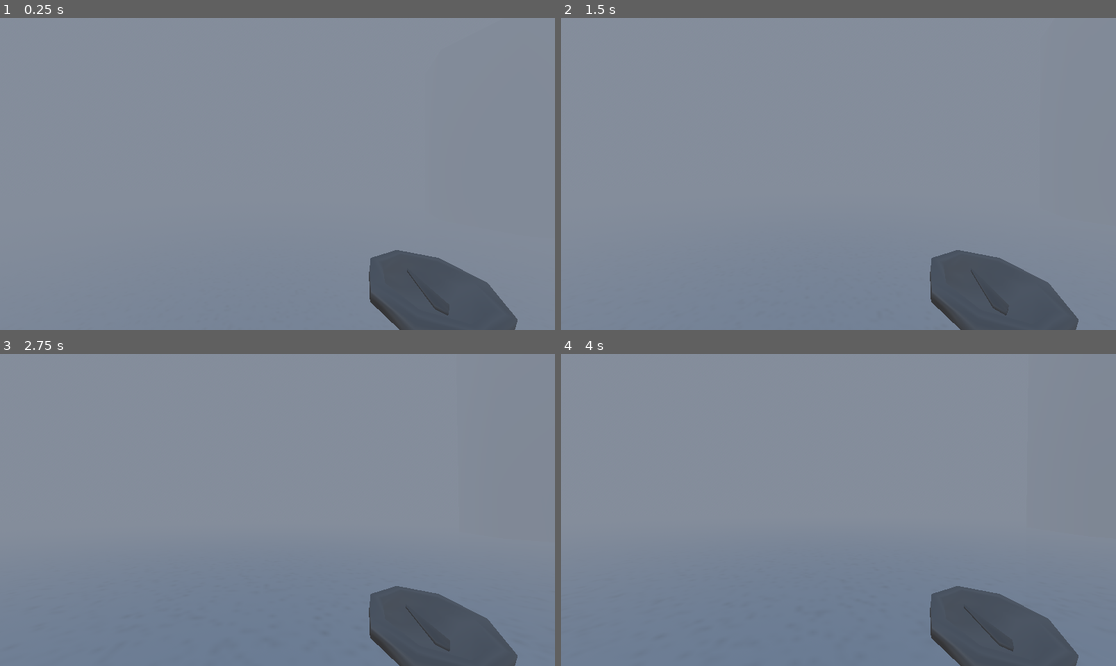
Above: before the commit, frames 1-4 (two rows, left to right).
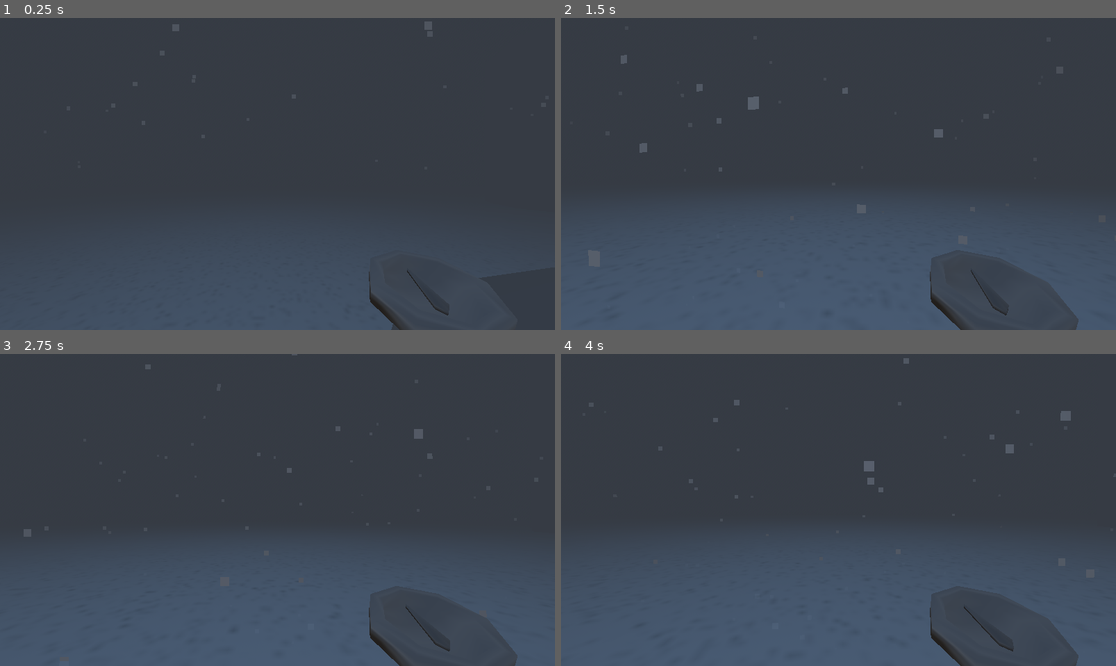
Above: after the commit, the same moments.

Repository: 7Limes/Frostlit
Game: Godot game, scene res://main-scene.tscn
The game is run twice, just before and just after one commit, with the same random seed, the same clock (stepped at 60 frames per second) and the same inputs. Sound files missing from this copy of the repository are replaced by a short silence.
Inputs (mouse positions are in pixels of both pictures, inside the frame that each line leads up to):
- Up to frame 1 (0.25 s): no input
- Up to frame 2 (1.5 s): move the mouse to (866, 174) at 0.52 s; hold W (forward) from 0.53 s (still down); move the mouse to (810, 174) at 1.27 s
- Up to frame 3 (2.75 s): keep holding W (forward); move the mouse to (288, 503) at 2.02 s
- Up to frame 4 (4 s): keep holding W (forward); move the mouse to (832, 516) at 2.77 s; move the mouse to (877, 513) at 3.52 s

The runs differ from the first frame. In frame 1, 95% of the frame differs, in the area x 0-100%, y 0-100%; in frame 2, 95%; in frame 3, 95%; in frame 4, 95%.

Commit message:
Add snow particles

Diff:
--- /dev/null
+++ b/Assets/Materials/SnowParticle/snow-particle.tres
@@ -0,0 +1,3 @@
+[gd_resource type="StandardMaterial3D" format=3 uid="uid://ka1ngl72m45s"]
+
+[resource]
--- a/main-scene.tscn
+++ b/main-scene.tscn
@@ -1,9 +1,15 @@
-[gd_scene load_steps=10 format=3 uid="uid://cnivq5x3pn6cr"]
+[gd_scene load_steps=13 format=3 uid="uid://cnivq5x3pn6cr"]
 
 [ext_resource type="Material" uid="uid://d0mxw0twcpkls" path="res://Assets/Materials/Ice/ice.tres" id="1_q2uwy"]
+[ext_resource type="Material" uid="uid://ka1ngl72m45s" path="res://Assets/Materials/SnowParticle/snow-particle.tres" id="2_e304g"]
 [ext_resource type="PackedScene" uid="uid://1a0i72xpxodg" path="res://Player/player.tscn" id="2_q2uwy"]
 [ext_resource type="AudioStream" uid="uid://dwiqpp2kuhmt3" path="res://Assets/Audio/wind.mp3" id="3_n7ce1"]
 [ext_resource type="Script" uid="uid://dto5xu1sp356w" path="res://random_audio_start.gd" id="4_5ulvj"]
+[ext_resource type="ArrayMesh" uid="uid://do4uqx1m321p1" path="res://Assets/Models/lighthouse.obj" id="5_g86mt"]
+
+[sub_resource type="QuadMesh" id="QuadMesh_g86mt"]
+material = ExtResource("2_e304g")
+size = Vector2(0.1, 0.1)
 
 [sub_resource type="ProceduralSkyMaterial" id="ProceduralSkyMaterial_qetym"]
 
@@ -14,6 +20,7 @@
 sky = SubResource("Sky_q2uwy")
 ambient_light_source = 3
 fog_enabled = true
+fog_light_color = Color(0.2106368, 0.23213801, 0.26559368, 1)
 fog_density = 0.1283
 
 [sub_resource type="PlaneMesh" id="PlaneMesh_qetym"]
@@ -25,7 +32,20 @@
 [node name="Node3D" type="Node3D"]
 
 [node name="Player" parent="." instance=ExtResource("2_q2uwy")]
-transform = Transform3D(1, 0, 0, 0, 1, 0, 0, 0, 1, 0, 3.8847854, 0)
+transform = Transform3D(1, 0, 0, 0, 1, 0, 0, 0, 1, -6.9819603, 2.7478411, 0)
+
+[node name="SnowParticles" type="CPUParticles3D" parent="Player"]
+transform = Transform3D(1, 0, 0, 0, 1, 0, 0, 0, 1, 0, 4.2309113, -3.845058)
+amount = 250
+randomness = 0.5
+lifetime_randomness = 0.1
+mesh = SubResource("QuadMesh_g86mt")
+emission_shape = 3
+emission_box_extents = Vector3(10, 1, 5)
+direction = Vector3(0, -1, 0)
+gravity = Vector3(0, 0, 0)
+initial_velocity_min = 10.0
+initial_velocity_max = 25.0
 
 [node name="WorldEnvironment" type="WorldEnvironment" parent="."]
 environment = SubResource("Environment_5e1uj")
@@ -43,9 +63,9 @@
 shape = SubResource("BoxShape3D_q2uwy")
 
 [node name="Island" type="CSGSphere3D" parent="."]
-transform = Transform3D(1, 0, 0, 0, 1, 0, 0, 0, 1, 0, -5.9477243, 0)
+transform = Transform3D(1, 0, 0, 0, 1, 0, 0, 0, 1, 0, -7.5372696, 0)
 use_collision = true
-radius = 7.9799323
+radius = 9.833695
 radial_segments = 24
 rings = 8
 
@@ -63,3 +83,7 @@
 autoplay = true
 parameters/looping = true
 script = ExtResource("4_5ulvj")
+
+[node name="Lighthouse" type="MeshInstance3D" parent="."]
+transform = Transform3D(1, 0, 0, 0, 1, 0, 0, 0, 1, 0, 1.4831586, 0)
+mesh = ExtResource("5_g86mt")
Not shown, added: sources.md
